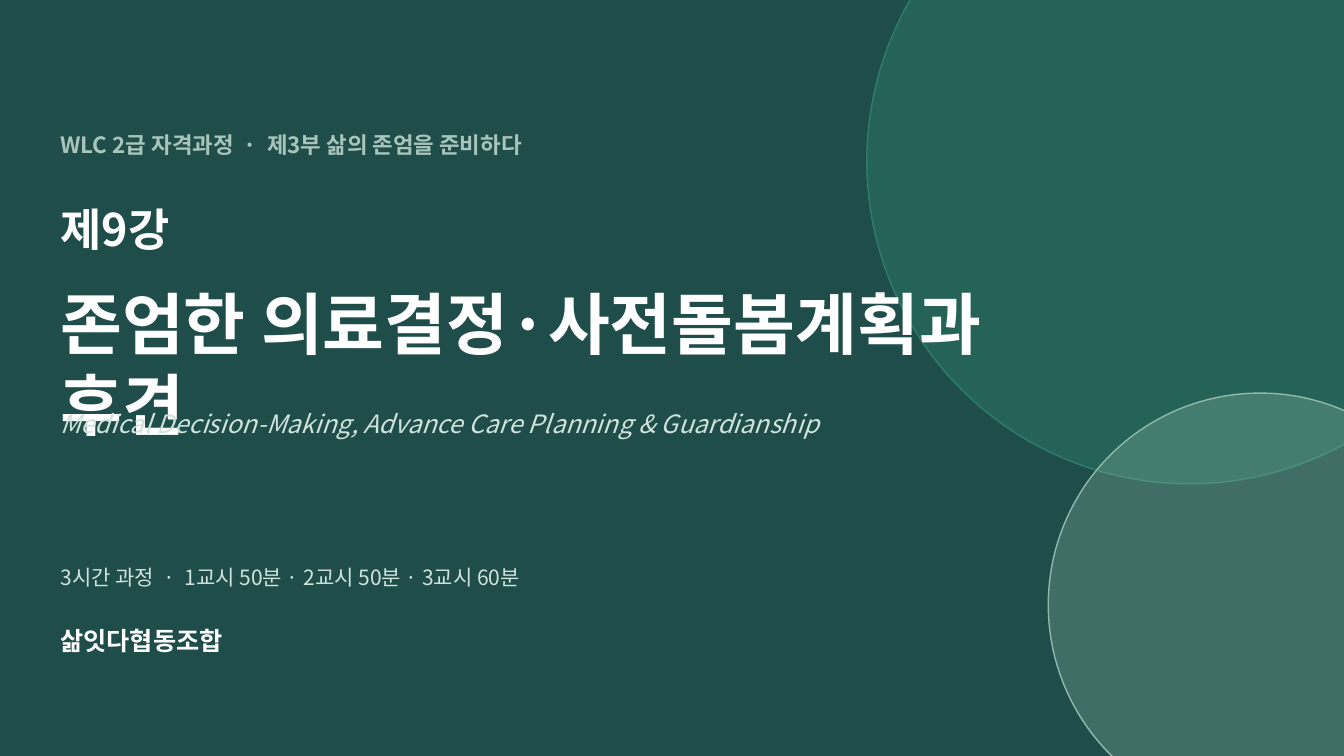
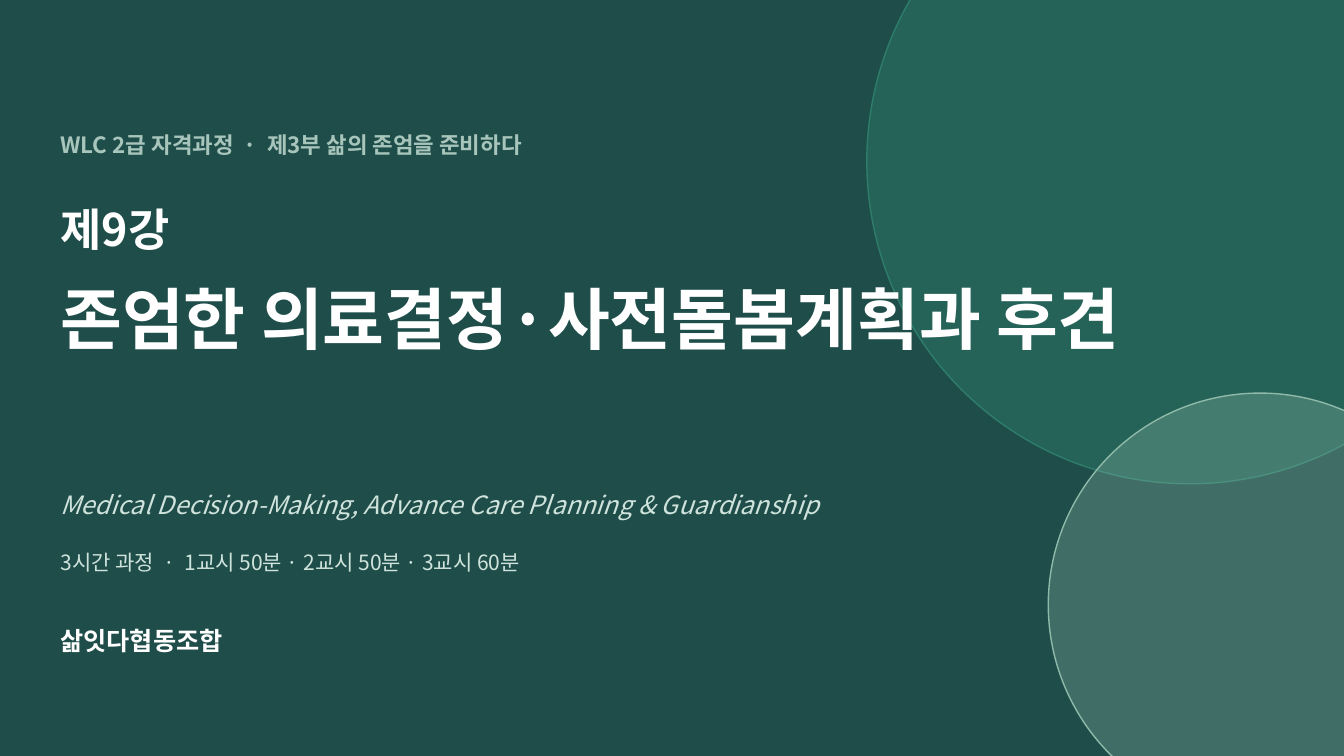
Before and after one commit to withmikyung2/wlc-note, a slide deck: slide 1 of ppt/out/WLC2급_제09강_존엄한의료결정·사전돌봄계획과후견.pptx. Drawn at 1344x756 pixels with LibreOffice and Linux fonts; fonts in the diff are those of the drawing. Boxes give left, top, right and bottom in pixels: in the first picture for what was removed or moved away, otherwise in the second. Text is boxed around its words. In the diff, an @@ line names an element or a change of style, - is before the commit and + after.

```diff
--- a/ppt/out/WLC2급_제09강_존엄한의료결정·사전돌봄계획과후견.pptx
+++ b/ppt/out/WLC2급_제09강_존엄한의료결정·사전돌봄계획과후견.pptx
@@ text "존엄한 의료결정·사전돌봄계획과 후견" rewrapped from <box>60,280,981,436</box> to <box>60,275,1120,360</box> @@
@@ text "Medical Decision-Making, Advance Care Planning ..." rewrapped from <box>60,406,819,440</box> to <box>60,494,819,521</box> @@
@@ text "3시간 과정 · 1교시 50분 ...": place and size @@
-text "3시간 과정 · 1교시 50분 ..." at <box>60,567,520,587</box>
+text "3시간 과정 · 1교시 50분 ..." at <box>60,552,520,572</box>
```
Also in this commit, not shown: 3 other files.
